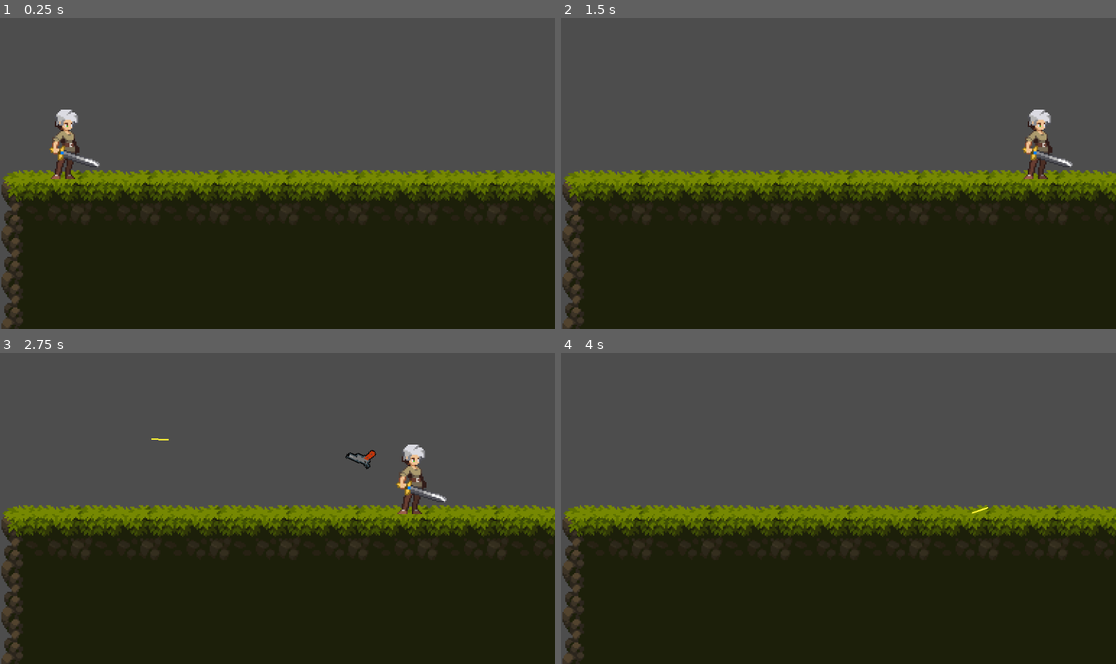
Above: before the commit, frames 1-4 (two rows, left to right).
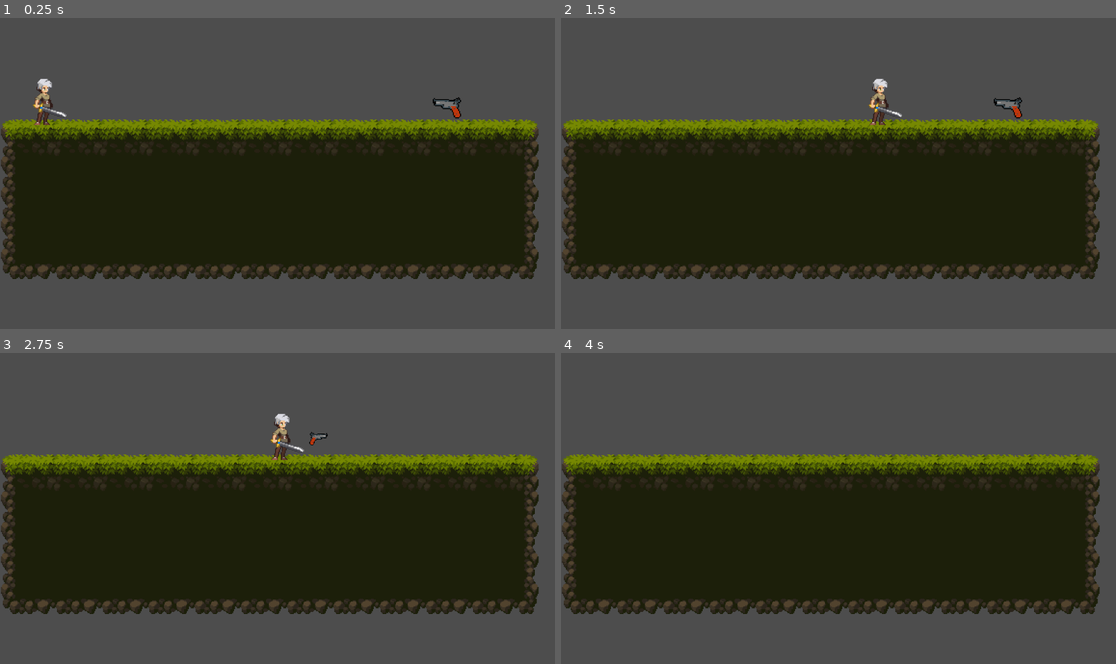
Above: after the commit, the same moments.

Repository: Flipfloppm/jump-n-gun
Game: Godot game, scene res://Levels/test_level.tscn
Two runs of this game, one before a commit and one after it. Both use one fixed random seed, a clock stepped at 60 frames per second and the inputs below.
Inputs (mouse positions are in pixels of both pictures, inside the frame that each line leads up to):
- Up to frame 1 (0.25 s): no input
- Up to frame 2 (1.5 s): tap Enter at 0.5 s; move the mouse to (960, 157) at 0.52 s; hold D (right) from 0.53 s (still down); click (960, 157) at 0.6 s; tap Space (jump) at 0.77 s; move the mouse to (727, 189) at 1.27 s; click (727, 189) at 1.35 s
- Up to frame 3 (2.75 s): tap Space (jump) at 1.52 s; move the mouse to (333, 440) at 2.02 s; release D (right) at 2.03 s; hold A (left) from 2.03 s (still down); click (333, 440) at 2.1 s
- Up to frame 4 (4 s): move the mouse to (810, 570) at 2.77 s; release A (left) at 2.78 s; hold D (right) from 2.78 s (still down); click (810, 570) at 2.85 s; tap Space (jump) at 3.02, 3.77 s; move the mouse to (1005, 555) at 3.52 s; click (1005, 555) at 3.6 s

The runs differ from the first frame. In frame 1, 43% of the frame differs, in the area x 0-100%, y 19-100%; in frame 2, 43%; in frame 3, 43%; in frame 4, 42%.

Commit message:
player knockback

Diff:
--- a/Characters/player.gd
+++ b/Characters/player.gd
@@ -3,6 +3,7 @@
 
 const SPEED = 300.0
 const JUMP_VELOCITY = -400.0
+const PISTOL_KNOCKBACK_VELOCITY = 400
 
 # Get the gravity from the project settings to be synced with RigidBody nodes.
 var gravity = ProjectSettings.get_setting("physics/2d/default_gravity")
@@ -32,15 +33,20 @@
 	# This rotates the gun following the mouse
 	$GunRotation.look_at(get_viewport().get_mouse_position())
 	if Input.is_action_just_pressed("shoot") and hasPistol:
+		# Shoot bullet.
 		var b = bullet.instantiate()
 		b.global_position = $GunRotation/BulletSpawn.global_position
 		b.rotation_degrees = $GunRotation.rotation_degrees
 		get_tree().root.add_child(b)
 
-
+		# Knockback player.
+		var knockback_vector = Vector2.ZERO
+		var knockback_rads = $GunRotation.rotation + PI
+		knockback_vector.x = cos(knockback_rads)
+		knockback_vector.y = sin(knockback_rads)
+		velocity += knockback_vector * PISTOL_KNOCKBACK_VELOCITY
+		knockback_vector = lerp(knockback_vector, Vector2.ZERO, 0.1)
 	move_and_slide()
-
-
 
 
 func _on_pistol_body_entered(body):
--- a/Items/bullet.gd
+++ b/Items/bullet.gd
@@ -12,9 +12,9 @@
 
 func _physics_process(delta):
 	velocity = SPEED * direction # Gravity so that the bullet falls.
-	#if not is_on_floor():
-		#velocity.y += gravity * 0.0 * delta
-
+	# Make bullet disappear if it's in terrain.
+	if is_on_floor() or is_on_wall() or is_on_ceiling():
+		hide()
 
 
 	move_and_slide()
--- a/project.godot
+++ b/project.godot
@@ -17,7 +17,7 @@
 
 [display]
 
-window/stretch/scale=3.0
+window/stretch/scale=2.0
 
 [dotnet]
 
